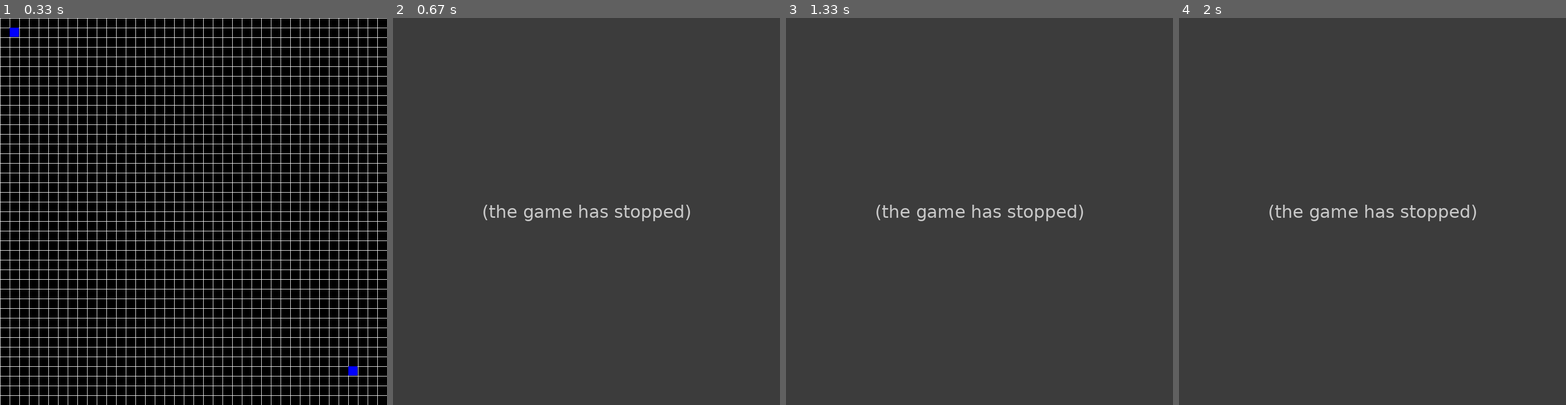
Above: before the commit, frames 1-4 (left to right).
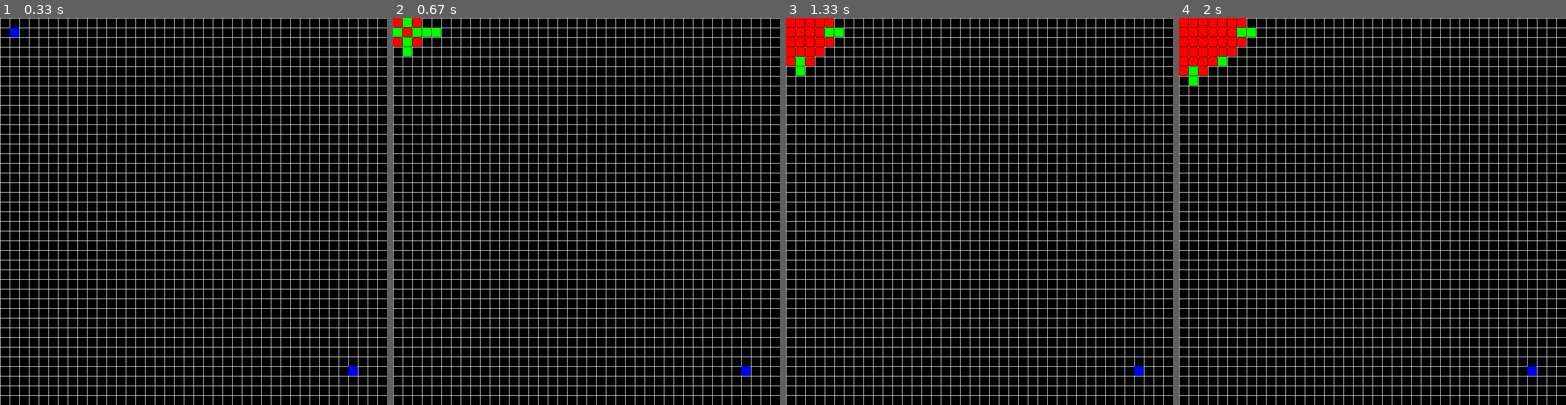
Above: after the commit, the same moments.

Repository: sayohnahilan/PathfindingVisualisations
Game: pygame game, started from app.py
Same seed, same stepped clock (60 frames per second), same inputs: the game is played once before the commit and once after it.
Inputs:
- Up to frame 1 (0.33 s): no input
- Up to frame 2 (0.67 s): tap Space at 0.33 s
- Up to frame 3 (1.33 s): no input
- Up to frame 4 (2 s): no input

Frame 1 is identical in both runs. In frame 2, 100% of the frame differs, in the area x 0-100%, y 0-100%; in frame 3, 100%; in frame 4, 100%.
Before the commit the program exited at 0.35 s; later frames show no game.

Commit message:
workingBFS

Diff:
--- a/algorithms.py
+++ b/algorithms.py
@@ -1,19 +1,95 @@
+import queue
+import sys
+
+white = [255, 255, 255]
+black = [0, 0, 0]
+red = [255, 0, 0]
+green = [0, 255, 0]
+blue = [0, 0, 255]
+yellow = [255, 255, 0]
+
 class Node:
-    c = "B"
+    c = black
     parent = (0, 0)
+    g = sys.maxsize  # cost
 
 
-class Algorithm:
-    def __init__(self, x, y, start, end):
+class Search:
+    def __init__(self, x, y, start, end, colorQ):
         self.x = x
         self.y = y
         self.start = start
         self.end = end
+        self.colorQ = colorQ
+        self.atEndNode = False
         self.matrix = [[Node() for i in range(x)] for j in range(y)]
 
-    # return nodes to each side of a center node
-    def neighbourNodes(self, node):
+
+    # when a wall is coloured in, give it a big cost
+    def makeWall(self, x, y, c):
+        self.matrix[x][y].g = sys.maxsize
+        self.matrix[x][y].c = c
+
+    # return the nodes beside a start node
+    def nodeNeighbors(self, node):
         x, y = node
-        neighbors = [(x, x + 1), (x + 1, x), (x, x - 1), (x - 1, x)]
-        neiNodes = filter((0 <= x < self.x and 0 <= y < self.y), neighbors)
-        return neiNodes
+        adj = [(x, y + 1), (x + 1, y), (x, y - 1), (x - 1, y)]
+        adj = filter(self.onScreen, adj)
+        return adj
+
+    # check if neighbor nodes are in confinement
+    def onScreen(self, node):
+        x, y = node
+        if 0 <= x < self.x and 0 <= y < self.y:
+            return True
+        else:
+            return False
+
+    def breadthFirstSearch(self):
+        # make each node parent itself
+        for x in range(len(self.matrix)):
+            for y in range(len(self.matrix[x])):
+                self.matrix[x][y].parent = (x, y)
+
+        # a queue to store nodes to check / travel to next
+        myQueue = queue.Queue()
+        myQueue.put(self.start)
+        self.atEndNode = False
+
+        # set start node to cost 0
+        self.matrix[self.start[0]][self.start[1]].g = 0
+
+        # for every node in queue
+        while not myQueue.empty():
+            node = myQueue.get()
+            thisX, thisY = node
+
+            # if at end node, stop
+            if node == self.end:
+                break
+
+            # for each neighbor node
+            for nei in self.nodeNeighbors(node):
+                neiX, neiY = nei
+
+                # if its a wall, don't do anything
+                if self.matrix[neiX][neiY].c == yellow:
+                    continue
+
+                # if it is maxsize, it has not been visited (add to queue)
+                if self.matrix[neiX][neiY].g == sys.maxsize:
+                    myQueue.put(nei)
+                    self.matrix[neiX][neiY].g = self.matrix[thisX][thisY].g + 1
+                    self.matrix[neiX][neiY].parent = node
+                    self.colorQ.put((neiX, neiY, green))
+                else:
+                    self.colorQ.put((neiX, neiY, red))
+
+        cur = self.end
+        # make end node blue
+        self.colorQ.put((cur[0], cur[1], blue))
+        while cur != self.start:
+            # retrace steps and colour in path (using parent)
+            cur = self.matrix[cur[0]][cur[1]].parent
+            self.colorQ.put((cur[0], cur[1], white))
+        self.colorQ.put((cur[0], cur[1], blue))
--- a/app.py
+++ b/app.py
@@ -1,6 +1,8 @@
 import sys
 import pygame
 from pygame.locals import *
+import queue
+import threading
 from options import *
 from board import *
 from algorithms import *
@@ -30,8 +32,9 @@
 endY = 36
 
 # initialize board and initial squares
+colorQ = queue.Queue()
 myBoard = Board(800, 800, black)
-mySearch = Algorithm(40, 40, (startX, startY), (endX, endY))
+mySearch = Search(40, 40, (startX, startY), (endX, endY), colorQ)
 pygame.init()
 myBoard.drawLines(white)
 myBoard.colourOne(startX, startY, blue)
@@ -59,8 +62,24 @@
                 mouseX, mouseY = myBoard.findSquare(event.pos[0], event.pos[1])
                 square = pygame.Rect(mouseX, mouseY, 20, 20)
                 pygame.draw.rect(myBoard.screen, yellow, square)
+                mySearch.makeWall(mouseY // 20, mouseX // 20, yellow)
             except:
                 pass
     pygame.display.update()
 
-print("sayohn exited")
+
+# start a thread which runs the alg
+myThread = threading.Thread(target=mySearch.breadthFirstSearch())
+myThread.start()
+
+
+while 1:
+    for event in pygame.event.get():
+        if event.type == pygame.QUIT:
+            sys.exit()
+
+    # if a colour is added to the queue (by alg), colour it
+    if not colorQ.empty():
+        x, y, c = colorQ.get()
+        myBoard.colourOne(x, y, c)
+        pygame.display.update()
Not shown, changed: README.md
